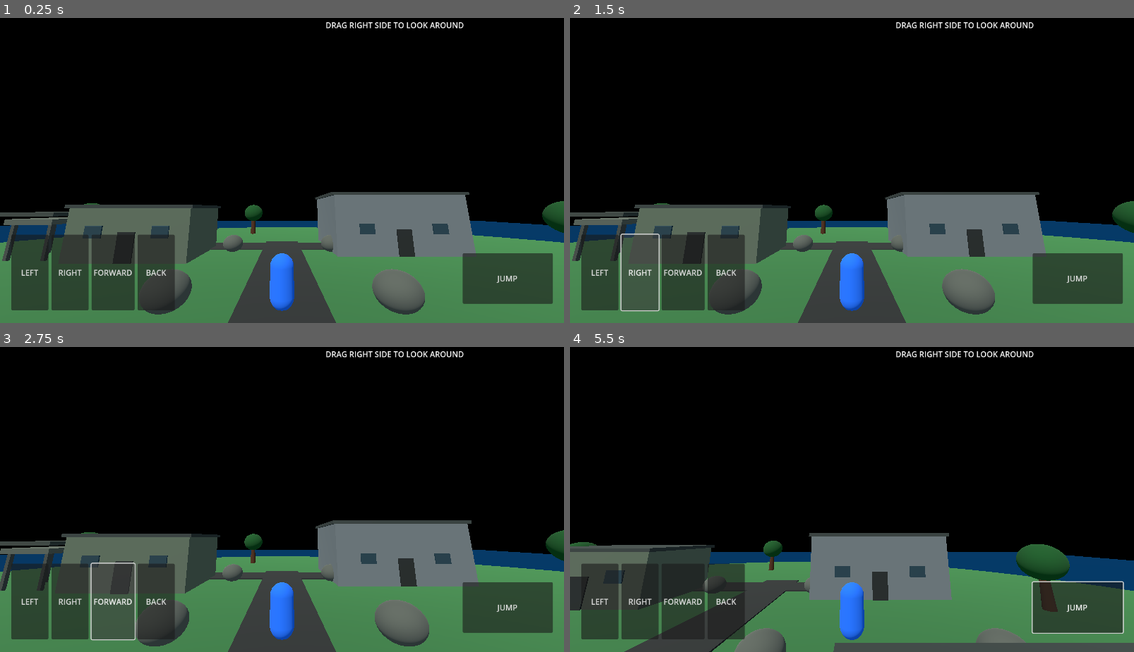
Above: before the commit, frames 1-4 (two rows, left to right).
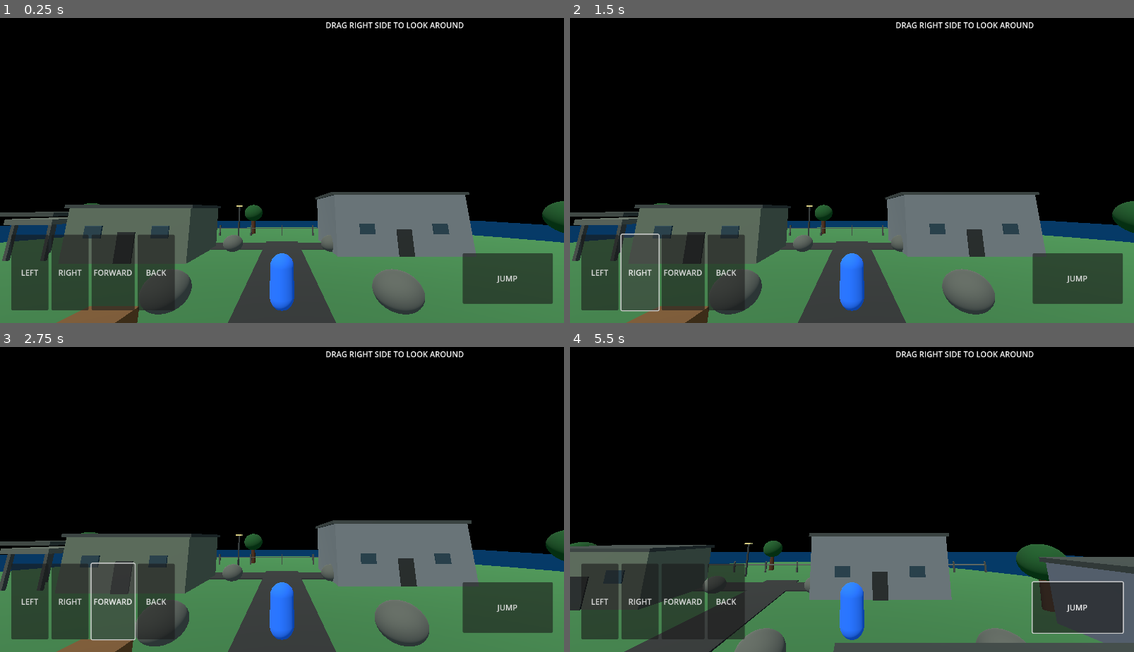
Above: after the commit, the same moments.

Repository: Josgold/LAST-ZONE
Game: Godot game, scene res://scenes/main.tscn
The game is run twice, just before and just after one commit, with the same random seed, the same clock (stepped at 60 frames per second) and the same inputs.
Inputs (mouse positions are in pixels of both pictures, inside the frame that each line leads up to):
- Up to frame 1 (0.25 s): no input
- Up to frame 2 (1.5 s): click "LEFT" at 0.5 s; click "RIGHT" at 1.25 s
- Up to frame 3 (2.75 s): click "FORWARD" at 2 s
- Up to frame 4 (5.5 s): click "JUMP" at 2.75 s; move the mouse to (976, 478) at 3.52 s; hold D (move_right) 3.53-4.25 s; click (976, 478) at 3.67 s; tap Space (jump) at 3.77 s; drag from (739, 508) to (823, 557) at 4.27 s; tap Enter at 5 s; move the mouse to (908, 423) at 5.02 s; hold D (move_right) from 5.03 s (still down)

The runs differ from the first frame. In frame 1, 0.6% of the frame differs, in the area x 10-57%, y 61-100%; in frame 2, 0.6%; in frame 3, 0.6%; in frame 4, 2.1%, in the area x 24-100%, y 64-97%.

Commit message:
Expand island outpost with supply props, tents, perimeter and lighting

Diff:
--- a/scripts/main.gd
+++ b/scripts/main.gd
@@ -147,6 +147,23 @@
     _add_building("Hangar", Vector3(9, 0, -12), Vector3(10, 4.4, 8), Color(0.40, 0.43, 0.42))
     _add_building("Supply House", Vector3(10, 0, 8), Vector3(6, 3.0, 5), Color(0.48, 0.40, 0.29))
     _add_building("Guard House", Vector3(-15, 0, 7), Vector3(5, 2.8, 5), Color(0.38, 0.42, 0.34))
+    _add_building("Workshop", Vector3(20, 0, -1), Vector3(5, 3.0, 6), Color(0.36, 0.39, 0.42))
+
+    # A marked landing pad, supply containers, tents, perimeter fence and lamps.
+    _add_detail_box(self, Vector3(0, 0.08, 16), Vector3(13, 0.16, 9), Color(0.25, 0.28, 0.25))
+    _add_detail_box(self, Vector3(0, 0.17, 16), Vector3(11, 0.04, 7), Color(0.48, 0.49, 0.43))
+    _add_detail_box(self, Vector3(0, 0.22, 16), Vector3(0.35, 0.05, 5), Color(0.88, 0.82, 0.28))
+    _add_detail_box(self, Vector3(0, 0.22, 16), Vector3(8, 0.05, 0.35), Color(0.88, 0.82, 0.28))
+    _add_supply_crate(Vector3(-4, 0, 3))
+    _add_supply_crate(Vector3(-2, 0, 4))
+    _add_supply_crate(Vector3(4, 0, 4))
+    _add_tent(Vector3(17, 0, 15))
+    _add_tent(Vector3(-23, 0, 15))
+    _add_fence_line(Vector3(-24, 0, -20), Vector3(24, 0, -20), 12)
+    _add_fence_line(Vector3(-24, 0, 20), Vector3(24, 0, 20), 12)
+    _add_lamp(Vector3(-5, 0, -17))
+    _add_lamp(Vector3(15, 0, -17))
+    _add_lamp(Vector3(18, 0, 5))
 
     # Watchtower: a raised platform supported by four posts.
     var tower := Node3D.new()
@@ -163,6 +180,48 @@
     # Simple roads connect the outpost buildings.
     _add_detail_box(self, Vector3(0, 0.035, -3), Vector3(3.2, 0.07, 23), Color(0.16, 0.17, 0.16))
     _add_detail_box(self, Vector3(0, 0.04, -12), Vector3(25, 0.08, 3.0), Color(0.16, 0.17, 0.16))
+
+
+func _add_supply_crate(crate_position: Vector3) -> void:
+    var crate := StaticBody3D.new()
+    crate.position = crate_position + Vector3(0, 0.55, 0)
+    add_child(crate)
+    _add_detail_box(crate, Vector3.ZERO, Vector3(1.2, 1.1, 1.2), Color(0.42, 0.29, 0.15))
+    _add_detail_box(crate, Vector3(0, 0, 0.62), Vector3(1.25, 0.12, 0.08), Color(0.68, 0.55, 0.28))
+    var shape := CollisionShape3D.new()
+    var box := BoxShape3D.new()
+    box.size = Vector3(1.2, 1.1, 1.2)
+    shape.shape = box
+    crate.add_child(shape)
+
+func _add_tent(tent_position: Vector3) -> void:
+    var tent := Node3D.new()
+    tent.position = tent_position
+    add_child(tent)
+    _add_detail_box(tent, Vector3(0, 0.8, 0), Vector3(3.2, 1.6, 2.5), Color(0.30, 0.36, 0.27))
+    var roof := MeshInstance3D.new()
+    var roof_mesh := PrismMesh.new()
+    roof_mesh.size = Vector3(3.5, 1.0, 2.8)
+    roof.mesh = roof_mesh
+    roof.position.y = 1.9
+    var roof_material := StandardMaterial3D.new()
+    roof_material.albedo_color = Color(0.22, 0.29, 0.21)
+    roof.material_override = roof_material
+    tent.add_child(roof)
+
+func _add_fence_line(start: Vector3, finish: Vector3, post_count: int) -> void:
+    for i in range(post_count + 1):
+        var t := float(i) / float(post_count)
+        var p := start.lerp(finish, t)
+        _add_detail_box(self, p + Vector3(0, 0.65, 0), Vector3(0.18, 1.3, 0.18), Color(0.24, 0.26, 0.23))
+    _add_detail_box(self, (start + finish) * 0.5 + Vector3(0, 0.9, 0), Vector3(start.distance_to(finish), 0.12, 0.10), Color(0.30, 0.32, 0.29))
+
+func _add_lamp(lamp_position: Vector3) -> void:
+    var lamp := Node3D.new()
+    lamp.position = lamp_position
+    add_child(lamp)
+    _add_detail_box(lamp, Vector3(0, 1.8, 0), Vector3(0.16, 3.6, 0.16), Color(0.18, 0.20, 0.19))
+    _add_detail_box(lamp, Vector3(0, 3.65, 0), Vector3(0.65, 0.16, 0.65), Color(0.85, 0.78, 0.46))
 
 func _add_building(building_name: String, building_position: Vector3, building_size: Vector3, wall_color: Color) -> void:
     var building := StaticBody3D.new()
